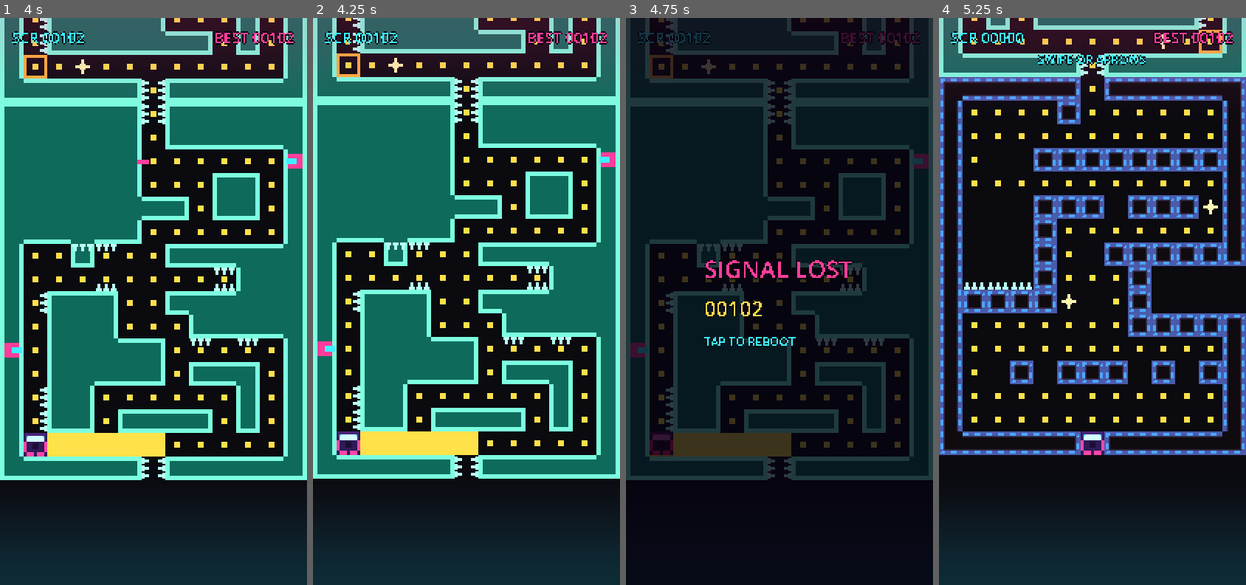
Above: before the commit, frames 1-4 (left to right).
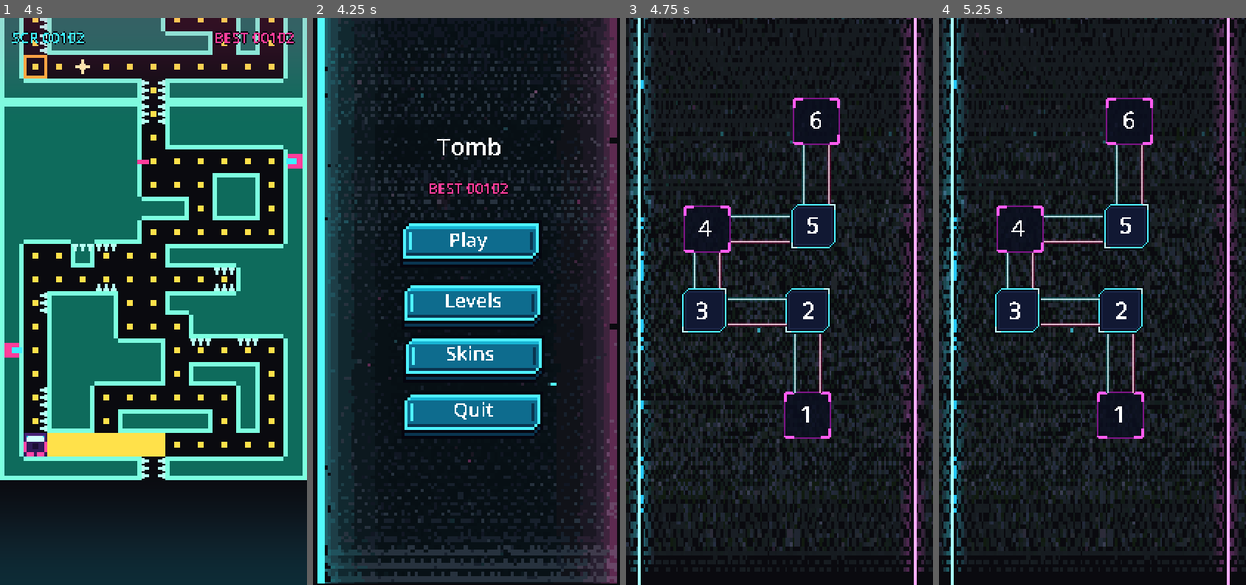
Above: after the commit, the same moments.

Repository: Kowal-Jan/GameCyber
Game: Godot game, scene res://scenes/main.tscn
Two runs of this game, one before a commit and one after it. Both use one fixed random seed, a clock stepped at 60 frames per second and the inputs below.
Inputs (mouse positions are in pixels of both pictures, inside the frame that each line leads up to):
- Up to frame 1 (4 s): tap Enter at 0.5, 0.6, 1.25, 2.75 s; move the mouse to (221, 273) at 0.52 s; hold D 0.53-1.25 s; click (221, 273) at 0.67 s; tap Space at 0.77, 3.5, 3.77 s; drag from (92, 329) to (138, 414) at 1.27 s; move the mouse to (184, 176) at 2.02 s; hold D 2.03-2.75 s; tap R at 2.1 s; click (184, 176) at 2.17 s; drag from (138, 414) to (61, 216) at 2.77 s; move the mouse to (245, 386) at 3.52 s; hold A from 3.53 s (still down); tap Keypad Enter at 3.6 s; click (245, 386) at 3.67 s
- Up to frame 2 (4.25 s): keep holding A; tap Escape at 4.15 s
- Up to frame 3 (4.75 s): release A at 4.25 s; click (785, 312) at 4.25 s, where only the run after the commit has a clickable "Levels"
- Up to frame 4 (5.25 s): click (1120, 414) at 5 s, where only the run after the commit has a clickable "1"

Frame 1 is identical in both runs. In frame 2, 74% of the frame differs, in the area x 0-100%, y 0-100%; in frame 3, 40%; in frame 4, 51%.

Commit message:
add menu, levels, skins

Diff:
--- /dev/null
+++ b/scenes/levels.tscn
@@ -0,0 +1,179 @@
+[gd_scene format=3 uid="uid://dcotop35il53a"]
+
+[ext_resource type="Texture2D" uid="uid://b5k2g5adalrqc" path="res://assets/levels/frame_hud_magenta.png" id="1_hk6qi"]
+[ext_resource type="Shader" uid="uid://bmf47kmvw47la" path="res://shaders/levels/new_shader.gdshader" id="2_5ekxl"]
+[ext_resource type="Texture2D" uid="uid://n6s1qf1cpbxc" path="res://assets/levels/frame_panel_cyan.png" id="2_ly2og"]
+[ext_resource type="Texture2D" uid="uid://b57co0h3ev47o" path="res://assets/levels/slot_normal.png" id="4_jj4e6"]
+[ext_resource type="Texture2D" uid="uid://c3miua0n5cnr3" path="res://assets/menu/untitled(1).png" id="5_jj4e6"]
+
+[sub_resource type="ShaderMaterial" id="ShaderMaterial_n7mfn"]
+shader = ExtResource("2_5ekxl")
+shader_parameter/rect_size = Vector2(208, 384)
+shader_parameter/left_color = Color(0.239, 0.941, 1, 1)
+shader_parameter/right_color = Color(1, 0.239, 0.604, 1)
+shader_parameter/band_px = 16.0
+shader_parameter/edge_px = 2.0
+shader_parameter/glow_px = 24.0
+shader_parameter/steps = 6.0
+shader_parameter/flow_speed = 40.0
+shader_parameter/flow_len = 28.0
+
+[node name="Levels" type="Node2D" unique_id=1160632806]
+
+[node name="TextureButton" type="TextureButton" parent="." unique_id=630331268]
+offset_left = 107.0
+offset_top = 253.0
+offset_right = 139.0
+offset_bottom = 285.0
+texture_normal = ExtResource("1_hk6qi")
+metadata/_edit_use_anchors_ = true
+
+[node name="Label" type="Label" parent="TextureButton" unique_id=170486354]
+layout_mode = 0
+offset_left = 11.0
+offset_top = 3.0
+offset_right = 24.0
+offset_bottom = 26.0
+text = "1"
+metadata/_edit_use_anchors_ = true
+
+[node name="TextureButton4" type="TextureButton" parent="." unique_id=935827101]
+offset_left = 39.0
+offset_top = 127.0
+offset_right = 71.0
+offset_bottom = 159.0
+texture_normal = ExtResource("1_hk6qi")
+metadata/_edit_use_anchors_ = true
+
+[node name="Label" type="Label" parent="TextureButton4" unique_id=1491193832]
+layout_mode = 0
+offset_left = 10.0
+offset_top = 3.0
+offset_right = 20.0
+offset_bottom = 26.0
+text = "4"
+metadata/_edit_use_anchors_ = true
+
+[node name="TextureButton6" type="TextureButton" parent="." unique_id=945676208]
+offset_left = 113.0
+offset_top = 54.0
+offset_right = 145.0
+offset_bottom = 86.0
+texture_normal = ExtResource("1_hk6qi")
+metadata/_edit_use_anchors_ = true
+
+[node name="Label" type="Label" parent="TextureButton6" unique_id=687747936]
+layout_mode = 0
+offset_left = 11.0
+offset_top = 3.0
+offset_right = 21.0
+offset_bottom = 26.0
+text = "6"
+metadata/_edit_use_anchors_ = true
+
+[node name="TextureButton2" type="TextureButton" parent="." unique_id=23628482]
+offset_left = 107.0
+offset_top = 182.0
+offset_right = 139.0
+offset_bottom = 214.0
+texture_normal = ExtResource("2_ly2og")
+metadata/_edit_use_anchors_ = true
+
+[node name="Label" type="Label" parent="TextureButton2" unique_id=555511665]
+layout_mode = 0
+offset_left = 12.0
+offset_top = 4.0
+offset_right = 24.0
+offset_bottom = 27.0
+text = "2"
+metadata/_edit_use_anchors_ = true
+
+[node name="TextureButton5" type="TextureButton" parent="." unique_id=1939892394]
+offset_left = 111.0
+offset_top = 125.0
+offset_right = 143.0
+offset_bottom = 157.0
+texture_normal = ExtResource("2_ly2og")
+metadata/_edit_use_anchors_ = true
+
+[node name="Label" type="Label" parent="TextureButton5" unique_id=1655790137]
+layout_mode = 0
+offset_left = 11.0
+offset_top = 3.0
+offset_right = 21.0
+offset_bottom = 26.0
+text = "5"
+metadata/_edit_use_anchors_ = true
+
+[node name="TextureButton3" type="TextureButton" parent="." unique_id=915478175]
+offset_left = 37.0
+offset_top = 182.0
+offset_right = 69.0
+offset_bottom = 214.0
+texture_normal = ExtResource("2_ly2og")
+metadata/_edit_use_anchors_ = true
+
+[node name="Label" type="Label" parent="TextureButton3" unique_id=1590953299]
+layout_mode = 0
+offset_left = 10.0
+offset_top = 4.0
+offset_right = 20.0
+offset_bottom = 27.0
+text = "3"
+metadata/_edit_use_anchors_ = true
+
+[node name="TextureRect" type="TextureRect" parent="." unique_id=1142725472]
+material = SubResource("ShaderMaterial_n7mfn")
+offset_left = 113.0
+offset_top = 214.0
+offset_right = 133.0
+offset_bottom = 254.0
+texture = ExtResource("4_jj4e6")
+metadata/_edit_use_anchors_ = true
+
+[node name="TextureRect5" type="TextureRect" parent="." unique_id=2001341085]
+material = SubResource("ShaderMaterial_n7mfn")
+offset_left = 119.0
+offset_top = 86.0
+offset_right = 139.0
+offset_bottom = 126.0
+texture = ExtResource("4_jj4e6")
+metadata/_edit_use_anchors_ = true
+
+[node name="TextureRect2" type="TextureRect" parent="." unique_id=693016783]
+material = SubResource("ShaderMaterial_n7mfn")
+offset_left = 109.0
+offset_top = 189.0
+offset_right = 129.0
+offset_bottom = 229.0
+rotation = 1.5707964
+texture = ExtResource("4_jj4e6")
+metadata/_edit_use_anchors_ = true
+
+[node name="TextureRect4" type="TextureRect" parent="." unique_id=497539398]
+material = SubResource("ShaderMaterial_n7mfn")
+offset_left = 111.0
+offset_top = 133.0
+offset_right = 131.0
+offset_bottom = 173.0
+rotation = 1.5707964
+texture = ExtResource("4_jj4e6")
+metadata/_edit_use_anchors_ = true
+
+[node name="TextureRect3" type="TextureRect" parent="." unique_id=1155195782]
+material = SubResource("ShaderMaterial_n7mfn")
+offset_left = 45.0
+offset_top = 159.0
+offset_right = 65.0
+offset_bottom = 183.0
+texture = ExtResource("4_jj4e6")
+metadata/_edit_use_anchors_ = true
+
+[node name="TextureRect6" type="TextureRect" parent="." unique_id=870598335]
+z_index = -1
+offset_left = -5.0
+offset_top = -358.0
+offset_right = 210.0
+offset_bottom = 384.0
+mouse_filter = 2
+texture = ExtResource("5_jj4e6")
--- a/scenes/main.tscn
+++ b/scenes/main.tscn
@@ -1,22 +1,21 @@
-[gd_scene load_steps=4 format=3]
+[gd_scene format=3 uid="uid://b2dt3qywcb5gt"]
 
-[ext_resource type="Script" path="res://scripts/game.gd" id="1_game"]
-[ext_resource type="Script" path="res://scripts/world.gd" id="2_world"]
-[ext_resource type="Script" path="res://scripts/chunks/chunk_manager.gd" id="3_chunks"]
+[ext_resource type="Script" uid="uid://c3qj1o5in1kka" path="res://scripts/game.gd" id="1_game"]
+[ext_resource type="Script" uid="uid://cig44yc0cwi5c" path="res://scripts/world.gd" id="2_world"]
+[ext_resource type="Script" uid="uid://cmtwyco6eenun" path="res://scripts/chunks/chunk_manager.gd" id="3_chunks"]
 
-[node name="Main" type="Node2D"]
+[node name="Main" type="Node2D" unique_id=1393347628]
 script = ExtResource("1_game")
 
-[node name="Chunks" type="Node2D" parent="."]
+[node name="Chunks" type="Node2D" parent="." unique_id=804330210]
 script = ExtResource("3_chunks")
 
-[node name="World" type="Node2D" parent="."]
+[node name="World" type="Node2D" parent="." unique_id=1524486464]
 z_index = 1
 script = ExtResource("2_world")
 
-[node name="Player" type="Sprite2D" parent="."]
-texture_filter = 0
+[node name="Player" type="Sprite2D" parent="." unique_id=922150972]
 
-[node name="Camera2D" type="Camera2D" parent="."]
+[node name="Camera2D" type="Camera2D" parent="." unique_id=1835608686]
 
-[node name="UI" type="CanvasLayer" parent="."]
+[node name="UI" type="CanvasLayer" parent="." unique_id=399710842]
--- /dev/null
+++ b/scenes/menu.tscn
@@ -0,0 +1,139 @@
+[gd_scene format=3 uid="uid://b1ttufgl20xq8"]
+
+[ext_resource type="Texture2D" uid="uid://dlof48h2fgfmx" path="res://assets/menu/button_wide_cyan_normal.png" id="1_g3eks"]
+[ext_resource type="Script" uid="uid://7kym8ewxpxn6" path="res://scripts/menu/menu.gd" id="1_v86rl"]
+[ext_resource type="Texture2D" uid="uid://dh55l2k0e1lyq" path="res://assets/menu/button_wide_cyan_pressed.png" id="2_v86rl"]
+[ext_resource type="Texture2D" uid="uid://ba1tdpgepjb5w" path="res://assets/menu/button_wide_cyan_hover.png" id="3_13sgg"]
+[ext_resource type="Texture2D" uid="uid://0pdduxjpjwc0" path="res://assets/menu/button_wide_cyan_disabled.png" id="4_i6lef"]
+[ext_resource type="Script" uid="uid://b8slylq3rcswd" path="res://scripts/menu/MunuPlay.gd" id="6_v86rl"]
+[ext_resource type="Script" uid="uid://dn4cwybw1atwo" path="res://scripts/menu/menuQuit.gd" id="7_13sgg"]
+[ext_resource type="Script" uid="uid://cihu313cfbbif" path="res://scripts/menu/toLevels.gd" id="8_13sgg"]
+[ext_resource type="Script" uid="uid://csu2y6fukdxw5" path="res://scripts/menu/toSkins.gd" id="9_i6lef"]
+[ext_resource type="Texture2D" uid="uid://c4oqwlboukq65" path="res://assets/menu/untitled.png" id="10_70i5f"]
+
+[node name="Menu" type="Node2D" unique_id=1530633839]
+position = Vector2(2, 0)
+script = ExtResource("1_v86rl")
+
+[node name="TextureButton" type="TextureButton" parent="." unique_id=26127505]
+offset_left = 57.0
+offset_top = 137.0
+offset_right = 153.0
+offset_bottom = 177.0
+texture_normal = ExtResource("1_g3eks")
+texture_pressed = ExtResource("2_v86rl")
+texture_hover = ExtResource("3_13sgg")
+texture_disabled = ExtResource("4_i6lef")
+script = ExtResource("6_v86rl")
+
+[node name="Label" type="Label" parent="TextureButton" unique_id=865828193]
+layout_mode = 0
+offset_left = 33.0
+offset_top = 4.0
+offset_right = 76.0
+offset_bottom = 27.0
+theme_override_font_sizes/font_size = 13
+text = "Play"
+metadata/_edit_use_anchors_ = true
+
+[node name="TextureButton2" type="TextureButton" parent="." unique_id=671532730]
+offset_left = 58.0
+offset_top = 253.0
+offset_right = 154.0
+offset_bottom = 293.0
+texture_normal = ExtResource("1_g3eks")
+texture_pressed = ExtResource("2_v86rl")
+texture_hover = ExtResource("3_13sgg")
+texture_disabled = ExtResource("4_i6lef")
+script = ExtResource("7_13sgg")
+metadata/_edit_use_anchors_ = true
+
+[node name="Label" type="Label" parent="TextureButton2" unique_id=1166215804]
+layout_mode = 1
+anchors_preset = -1
+anchor_left = 0.020833334
+anchor_top = -0.025
+anchor_right = 0.020833334
+anchor_bottom = -0.025
+offset_left = 33.0
+offset_top = 4.0
+offset_right = 76.0
+offset_bottom = 27.0
+theme_override_font_sizes/font_size = 13
+text = "Quit"
+metadata/_edit_use_anchors_ = true
+
+[node name="TextureButton3" type="TextureButton" parent="." unique_id=355442741]
+offset_left = 58.0
+offset_top = 179.0
+offset_right = 154.0
+offset_bottom = 219.0
+texture_normal = ExtResource("1_g3eks")
+texture_pressed = ExtResource("2_v86rl")
+texture_hover = ExtResource("3_13sgg")
+texture_disabled = ExtResource("4_i6lef")
+script = ExtResource("8_13sgg")
+metadata/_edit_use_anchors_ = true
+
+[node name="Label" type="Label" parent="TextureButton3" unique_id=1304859661]
+layout_mode = 1
+anchors_preset = -1
+anchor_left = -0.041666668
+anchor_top = -0.025
+anchor_right = -0.041666668
+anchor_bottom = -0.025
+offset_left = 33.0
+offset_top = 4.0
+offset_right = 76.0
+offset_bottom = 27.0
+theme_override_font_sizes/font_size = 13
+text = "Levels"
+metadata/_edit_use_anchors_ = true
+
+[node name="TextureButton4" type="TextureButton" parent="." unique_id=1069517112]
+offset_left = 59.0
+offset_top = 215.0
+offset_right = 155.0
+offset_bottom = 255.0
+texture_normal = ExtResource("1_g3eks")
+texture_pressed = ExtResource("2_v86rl")
+texture_hover = ExtResource("3_13sgg")
+texture_disabled = ExtResource("4_i6lef")
+script = ExtResource("9_i6lef")
+metadata/_edit_use_anchors_ = true
+
+[node name="Label" type="Label" parent="TextureButton4" unique_id=158566373]
+layout_mode = 1
+anchors_preset = -1
+anchor_left = -0.041666668
+anchor_top = -0.025
+anchor_right = -0.041666668
+anchor_bottom = -0.025
+offset_left = 33.0
+offset_top = 4.0
+offset_right = 76.0
+offset_bottom = 27.0
+theme_override_font_sizes/font_size = 13
+text = "Skins"
+metadata/_edit_use_anchors_ = true
+
+[node name="Label" type="Label" parent="." unique_id=1606376896]
+offset_left = 82.0
+offset_top = 75.0
+offset_right = 127.0
+offset_bottom = 98.0
+text = "Tomb"
+
+[node name="TextureRect" type="TextureRect" parent="." unique_id=1074291191]
+z_index = -1
+offset_left = -39.0
+offset_top = -1.0
+offset_right = 249.0
+offset_bottom = 383.0
+mouse_filter = 2
+texture = ExtResource("10_70i5f")
+stretch_mode = 6
+
+[connection signal="pressed" from="TextureButton" to="TextureButton" method="_on_pressed"]
+[connection signal="pressed" from="TextureButton3" to="." method="_on_texture_button_3_pressed"]
+[connection signal="pressed" from="TextureButton4" to="." method="_on_texture_button_3_pressed"]
--- /dev/null
+++ b/scenes/menu/skins.tscn
@@ -0,0 +1,119 @@
+[gd_scene format=3 uid="uid://vsb8a3pfkeu7"]
+
+[ext_resource type="Texture2D" uid="uid://b57co0h3ev47o" path="res://assets/levels/slot_normal.png" id="1_ofi2f"]
+[ext_resource type="Texture2D" uid="uid://lvoi4wy8eaym" path="res://assets/sprites/player.png" id="2_oi22j"]
+
+[node name="Skins" type="Node2D" unique_id=856899178]
+
+[node name="TextureButton" type="TextureButton" parent="." unique_id=2108410955]
+offset_left = 17.0
+offset_top = 20.0
+offset_right = 37.0
+offset_bottom = 40.0
+texture_normal = ExtResource("1_ofi2f")
+
+[node name="TextureRect" type="TextureRect" parent="TextureButton" unique_id=1206788313]
+layout_mode = 0
+offset_left = 2.0
+offset_top = 2.0
+offset_right = 18.0
+offset_bottom = 18.0
+texture = ExtResource("2_oi22j")
+
+[node name="TextureButton2" type="TextureButton" parent="." unique_id=213969767]
+offset_left = 59.0
+offset_top = 20.0
+offset_right = 79.0
+offset_bottom = 40.0
+texture_normal = ExtResource("1_ofi2f")
+
+[node name="TextureButton3" type="TextureButton" parent="." unique_id=1433028449]
+offset_left = 136.0
+offset_top = 20.0
+offset_right = 156.0
+offset_bottom = 40.0
+texture_normal = ExtResource("1_ofi2f")
+
+[node name="TextureButton4" type="TextureButton" parent="." unique_id=1572121893]
+offset_left = 97.0
+offset_top = 20.0
+offset_right = 117.0
+offset_bottom = 40.0
+texture_normal = ExtResource("1_ofi2f")
+
+[node name="TextureButton5" type="TextureButton" parent="." unique_id=1318884106]
+offset_left = 17.0
+offset_top = 56.0
+offset_right = 37.0
+offset_bottom = 76.0
+texture_normal = ExtResource("1_ofi2f")
+
+[node name="TextureButton6" type="TextureButton" parent="." unique_id=192615097]
+offset_left = 59.0
+offset_top = 56.0
+offset_right = 79.0
+offset_bottom = 76.0
+texture_normal = ExtResource("1_ofi2f")
+
+[node name="TextureButton7" type="TextureButton" parent="." unique_id=1438974968]
+offset_left = 97.0
+offset_top = 56.0
+offset_right = 117.0
+offset_bottom = 76.0
+texture_normal = ExtResource("1_ofi2f")
+
+[node name="TextureButton8" type="TextureButton" parent="." unique_id=1137507796]
+offset_left = 136.0
+offset_top = 56.0
+offset_right = 156.0
+offset_bottom = 76.0
+texture_normal = ExtResource("1_ofi2f")
+
+[node name="TextureButton9" type="TextureButton" parent="." unique_id=760197854]
+offset_left = 17.0
+offset_top = 94.0
+offset_right = 37.0
+offset_bottom = 114.0
+texture_normal = ExtResource("1_ofi2f")
+
+[node name="TextureButton10" type="TextureButton" parent="." unique_id=1490974471]
+offset_left = 59.0
+offset_top = 94.0
+offset_right = 79.0
+offset_bottom = 114.0
+texture_normal = ExtResource("1_ofi2f")
+
+[node name="TextureButton11" type="TextureButton" parent="." unique_id=691913896]
+offset_left = 97.0
+offset_top = 94.0
+offset_right = 117.0
+offset_bottom = 114.0
+texture_normal = ExtResource("1_ofi2f")
+
+[node name="TextureButton12" type="TextureButton" parent="." unique_id=438155765]
+offset_left = 136.0
+offset_top = 94.0
+offset_right = 156.0
+offset_bottom = 114.0
+texture_normal = ExtResource("1_ofi2f")
+
+[node name="TextureButton13" type="TextureButton" parent="." unique_id=1937218680]
+offset_left = 169.0
+offset_top = 20.0
+offset_right = 189.0
+offset_bottom = 40.0
+texture_normal = ExtResource("1_ofi2f")
+
+[node name="TextureButton14" type="TextureButton" parent="." unique_id=173560908]
+offset_left = 169.0
+offset_top = 56.0
+offset_right = 189.0
+offset_bottom = 76.0
+texture_normal = ExtResource("1_ofi2f")
+
+[node name="TextureButton15" type="TextureButton" parent="." unique_id=448739043]
+offset_left = 169.0
+offset_top = 94.0
+offset_right = 189.0
+offset_bottom = 114.0
+texture_normal = ExtResource("1_ofi2f")
--- a/scripts/game.gd
+++ b/scripts/game.gd
@@ -111,6 +111,13 @@
 
 
 func _input(event: InputEvent) -> void:
+	if event is InputEventKey and event.pressed and not event.echo and event.keycode == KEY_ESCAPE:
+		_exit_to_menu()
+		return
+	if not alive:
+		if Time.get_ticks_msec() >= restart_at and _is_confirm(event):
+			_restart()
+		return
 	if not alive:
 		if Time.get_ticks_msec() >= restart_at and _is_confirm(event):
 			_restart()
@@ -588,6 +595,15 @@
 	restarting = true
 	get_tree().reload_current_scene()
 
+func _exit_to_menu() -> void:
+	if restarting:
+		return
+	restarting = true
+	if score > best:
+		best = score
+		_save_best()
+	get_tree().change_scene_to_file("res://scenes/menu.tscn")
+
 
 func _grid_to_world(cell: Vector2i) -> Vector2:
 	return Vector2(cell.x * TILE + TILE * 0.5, cell.y * TILE + TILE * 0.5)
--- /dev/null
+++ b/scripts/menu/MunuPlay.gd
@@ -0,0 +1,7 @@
+extends TextureButton
+
+func _ready() -> void:
+	pressed.connect(_on_pressed)
+
+func _on_pressed() -> void:
+	get_tree().change_scene_to_file("res://scenes/main.tscn")
--- /dev/null
+++ b/scripts/menu/menu.gd
@@ -0,0 +1,26 @@
+extends Node2D
+
+const SAVE_PATH := "user://best.cfg"
+const MAGENTA := Color("ff3d9a")
+const INK := Color("07060f")
+
+
+func _ready() -> void:
+	var label := Label.new()
+	label.text = "BEST %05d" % _load_best()
+	label.mouse_filter = Control.MOUSE_FILTER_IGNORE
+	label.add_theme_font_size_override("font_size", 10)
+	label.add_theme_color_override("font_color", MAGENTA)
+	label.add_theme_color_override("font_outline_color", INK)
+	label.add_theme_constant_override("outline_size", 2)
+	label.position = Vector2(0, 108)
+	label.size = Vector2(208, 14)
+	label.horizontal_alignment = HORIZONTAL_ALIGNMENT_CENTER
+	add_child(label)
+
+
+func _load_best() -> int:
+	var cfg := ConfigFile.new()
+	if cfg.load(SAVE_PATH) != OK:
+		return 0
+	return int(cfg.get_value("arcade", "best", 0))
--- /dev/null
+++ b/scripts/menu/menuQuit.gd
@@ -0,0 +1,8 @@
+extends TextureButton
+
+func _ready() -> void:
+	if not pressed.is_connected(_on_pressed):
+		pressed.connect(_on_pressed)
+
+func _on_pressed() -> void:
+	get_tree().quit()
--- /dev/null
+++ b/scripts/menu/toLevels.gd
@@ -0,0 +1,7 @@
+extends TextureButton
+
+func _ready() -> void:
+	pressed.connect(_on_pressed)
+
+func _on_pressed() -> void:
+	get_tree().change_scene_to_file("res://scenes/levels.tscn")
--- /dev/null
+++ b/scripts/menu/toSkins.gd
@@ -0,0 +1,7 @@
+extends TextureButton
+
+func _ready() -> void:
+	pressed.connect(_on_pressed)
+
+func _on_pressed() -> void:
+	get_tree().change_scene_to_file("res://scenes/menu/skins.tscn")
--- /dev/null
+++ b/shaders/levels/neon.gdshader
@@ -0,0 +1,45 @@
+shader_type canvas_item;
+
+uniform vec2 rect_size = vec2(208.0, 384.0);   // размер ColorRect в пикселях
+uniform vec3 left_color : source_color = vec3(0.239, 0.941, 1.0);
+uniform vec3 right_color : source_color = vec3(1.0, 0.239, 0.604);
+
+uniform float band_px = 16.0;     // толщина сплошной неоновой стены
+uniform float edge_px = 2.0;      // яркая кромка на внутренней границе стены
+uniform float glow_px = 24.0;     // свечение, уходящее внутрь коридора
+uniform float steps = 6.0;        // ступени яркости (пиксельный вид)
+uniform float flow_speed = 40.0;  // скорость импульсов вверх, px/сек
+uniform float flow_len = 28.0;    // длина одного импульса
+
+void fragment() {
+	vec2 p = UV * rect_size;
+	float d_left = p.x;
+	float d_right = rect_size.x - p.x;
+	float d = min(d_left, d_right);
+	vec3 col = d_left < d_right ? left_color : right_color;
+
+	float in_band = 1.0 - step(band_px, d);
+
+	// стена: темнее у края экрана, ярче к коридору
+	float t = clamp(d / band_px, 0.0, 1.0);
+	float tone = floor(mix(0.30, 0.90, t) * steps) / steps;
+
+	// импульсы бегут вверх по стене
+	float flow = 0.5 + 0.5 * sin((p.y + TIME * flow_speed) / flow_len * 6.28318);
+	flow = floor(flow * 3.0) / 3.0;
+	tone *= 0.8 + 0.2 * flow;
+
+	// раскалённая кромка
+	float edge = in_band * step(band_px - edge_px, d);
+
+	// свечение в коридор
+	float g = clamp(1.0 - (d - band_px) / glow_px, 0.0, 1.0);
+	g = floor(pow(g, 2.0) * steps) / steps;
+	g *= (1.0 - in_band);
+
+	vec3 rgb = col * tone;
+	rgb = mix(rgb, vec3(1.0), edge * 0.7);
+
+	float a = in_band * 0.95 + g * 0.55;
+	COLOR = vec4(rgb, a);
+}
--- /dev/null
+++ b/shaders/levels/new_shader.gdshader
@@ -0,0 +1,45 @@
+shader_type canvas_item;
+
+uniform vec2 rect_size = vec2(208.0, 384.0);   // размер ColorRect в пикселях
+uniform vec3 left_color : source_color = vec3(0.239, 0.941, 1.0);
+uniform vec3 right_color : source_color = vec3(1.0, 0.239, 0.604);
+
+uniform float band_px = 16.0;     // толщина сплошной неоновой стены
+uniform float edge_px = 2.0;      // яркая кромка на внутренней границе стены
+uniform float glow_px = 24.0;     // свечение, уходящее внутрь коридора
+uniform float steps = 6.0;        // ступени яркости (пиксельный вид)
+uniform float flow_speed = 40.0;  // скорость импульсов вверх, px/сек
+uniform float flow_len = 28.0;    // длина одного импульса
+
+void fragment() {
+	vec2 p = UV * rect_size;
+	float d_left = p.x;
+	float d_right = rect_size.x - p.x;
+	float d = min(d_left, d_right);
+	vec3 col = d_left < d_right ? left_color : right_color;
+
+	float in_band = 1.0 - step(band_px, d);
+
+	// стена: темнее у края экрана, ярче к коридору
+	float t = clamp(d / band_px, 0.0, 1.0);
+	float tone = floor(mix(0.30, 0.90, t) * steps) / steps;
+
+	// импульсы бегут вверх по стене
+	float flow = 0.5 + 0.5 * sin((p.y + TIME * flow_speed) / flow_len * 6.28318);
+	flow = floor(flow * 3.0) / 3.0;
+	tone *= 0.8 + 0.2 * flow;
+
+	// раскалённая кромка
+	float edge = in_band * step(band_px - edge_px, d);
+
+	// свечение в коридор
+	float g = clamp(1.0 - (d - band_px) / glow_px, 0.0, 1.0);
+	g = floor(pow(g, 2.0) * steps) / steps;
+	g *= (1.0 - in_band);
+
+	vec3 rgb = col * tone;
+	rgb = mix(rgb, vec3(1.0), edge * 0.7);
+
+	float a = in_band * 0.95 + g * 0.55;
+	COLOR = vec4(rgb, a);
+}
--- /dev/null
+++ b/shaders/levels/texture_rect.gd
@@ -0,0 +1,11 @@
+extends TextureRect
+
+
+# Called when the node enters the scene tree for the first time.
+func _ready() -> void:
+	pass # Replace with function body.
+
+
+# Called every frame. 'delta' is the elapsed time since the previous frame.
+func _process(delta: float) -> void:
+	pass
Binary file added: assets/levels/checkbox_cyan_off.png
Not shown, added: assets/levels/checkbox_cyan_off.png.import
Binary file added: assets/levels/checkbox_cyan_on.png
Not shown, added: assets/levels/checkbox_cyan_on.png.import
Binary file added: assets/levels/frame_hud_magenta.png
Not shown, added: assets/levels/frame_hud_magenta.png.import
Binary file added: assets/levels/frame_panel_cyan.png
Not shown, added: assets/levels/frame_panel_cyan.png.import
Binary file added: assets/levels/slot_normal.png
Not shown, added: assets/levels/slot_normal.png.import
Binary file added: assets/menu/button_wide_cyan_disabled.png
Not shown, added: assets/menu/button_wide_cyan_disabled.png.import
(and 19 more such lines)
